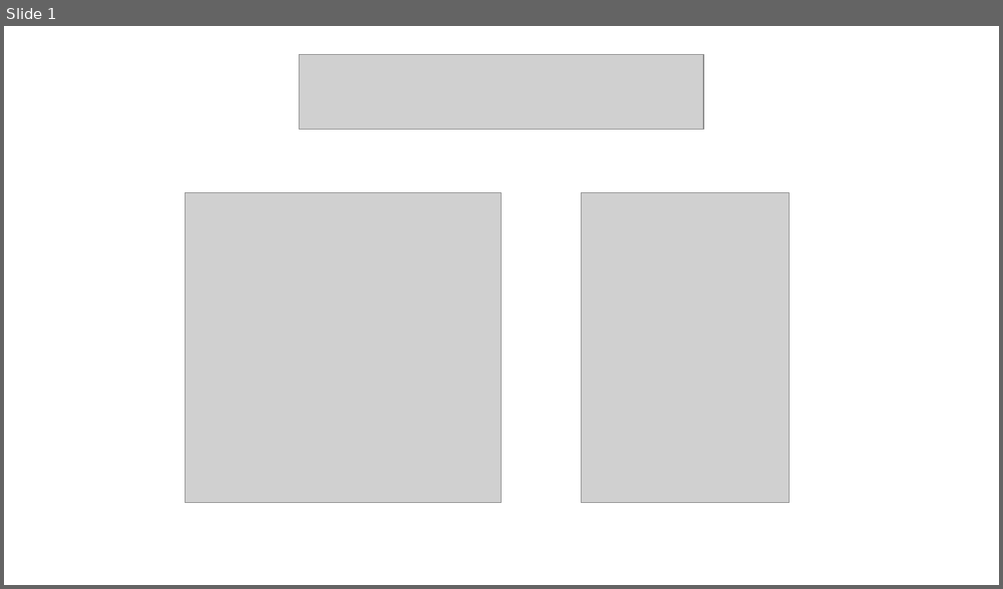
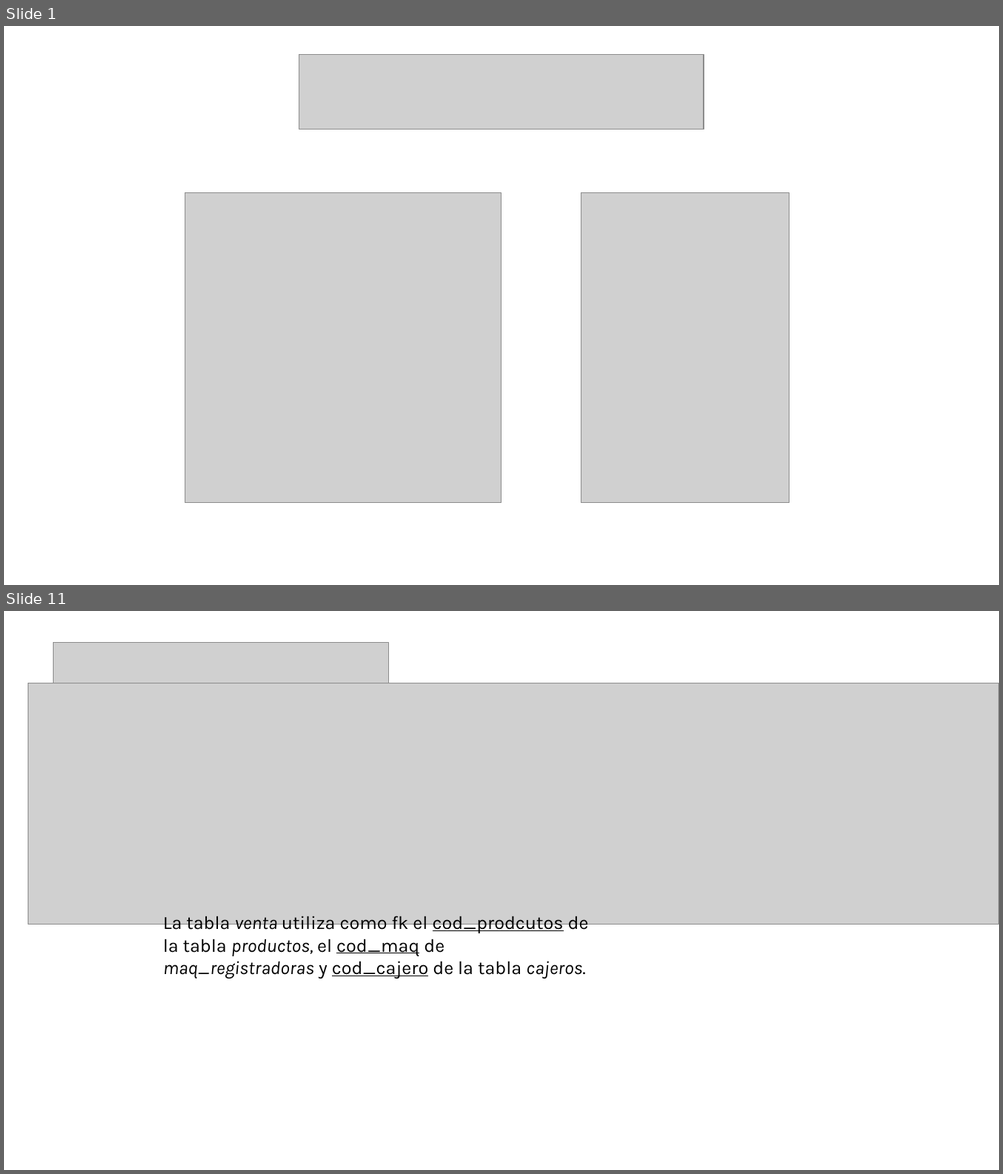
Before and after one commit to AchillesD9-Alex/-2024-Java-Angular-Bootcamp, a slide deck: [JAVA]/C3/TA14/ta14.pptx. Shown one above the other, each under a label of ours: slide 1 before the commit, slides 1 and 11 after it; the slides between them are not shown. The pictures are 1003x589 and 1003x1174 pixels, drawn with LibreOffice and Linux fonts; fonts in the diff are those of the drawing; grey boxes stand for pictures. Boxes give left, top, right and bottom in pixels: in the first picture for what was removed or moved away, otherwise in the second. Text is boxed around its words. In the diff, an @@ line names an element or a change of style, - is before the commit and + after.

```diff
--- a/[JAVA]/C3/TA14/ta14.pptx
+++ b/[JAVA]/C3/TA14/ta14.pptx
@@ slide 11 added at [4,611,999,1170], background #FFFFFF @@
@@ picture added at [54,643,389,684] @@
@@ picture added at [28,684,999,925] @@
@@ text added at [163,916,589,979], 18 pt, text #000000 @@
+La tabla venta utiliza como fk el cod_prodcutos de la tabla productos, el cod_maq de maq_registradoras y cod_cajero de la tabla cajeros.
```
Also in this commit, not shown: 11 other slides added, 8 slides removed, 1 other file.
